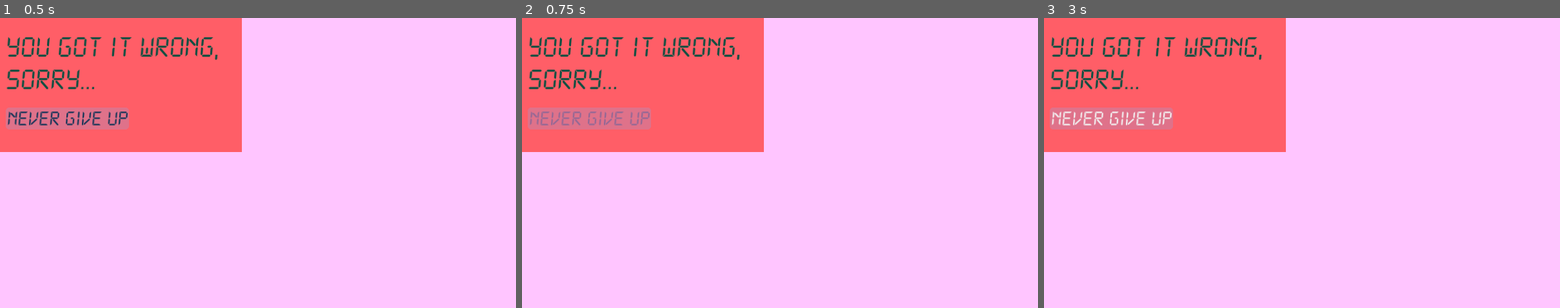
Above: before the commit, frames 1-3 (left to right).
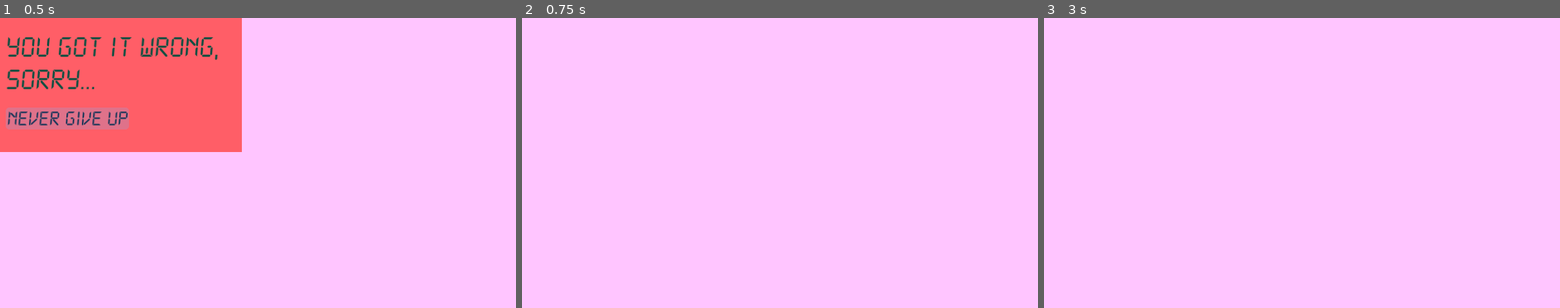
Above: after the commit, the same moments.

Repository: GriffinSpeidel/Nonogram
Game: Godot game, scene res://ui/failure_popup.tscn
Same seed, same stepped clock (60 frames per second), same inputs: the game is played once before the commit and once after it. This scene is started directly instead of the project's main scene.
Inputs (mouse positions are in pixels of both pictures, inside the frame that each line leads up to):
- Up to frame 1 (0.5 s): no input
- Up to frame 2 (0.75 s): click "Never give up" at 0.5 s
- Up to frame 3 (3 s): click (1111, 119) at 1.25 s, where only the run before the commit has a clickable "Never give up"; click (1111, 119) at 2 s, where only the run before the commit has a clickable "Never give up"; tap Enter at 2.75 s; move the mouse to (1415, 148) at 2.77 s; click (1415, 148) at 2.92 s

Frame 1 is identical in both runs. In frame 2, 22% of the frame differs, in the area x 0-47%, y 0-47%; in frame 3, 22%.

Commit message:
Popups functional, added medium board

Diff:
--- /dev/null
+++ b/ui/failure_popup.gd
@@ -0,0 +1,10 @@
+extends Control
+
+@onready var TITLE_SCENE := "res://ui/level_select.tscn"
+
+# Called when the node enters the scene tree for the first time.
+func _ready():
+	$ColorRect/RetryButton.pressed.connect(_on_retry_pressed)
+
+func _on_retry_pressed():
+	self.queue_free()
--- a/ui/failure_popup.tscn
+++ b/ui/failure_popup.tscn
@@ -1,6 +1,7 @@
-[gd_scene load_steps=2 format=3 uid="uid://84ukqmpoighi"]
+[gd_scene load_steps=3 format=3 uid="uid://84ukqmpoighi"]
 
 [ext_resource type="StyleBox" uid="uid://c67gnquugdt44" path="res://start_button.tres" id="1_oj7ky"]
+[ext_resource type="Script" path="res://ui/failure_popup.gd" id="1_yevf8"]
 
 [node name="FailurePopup" type="Control"]
 layout_mode = 3
@@ -9,6 +10,7 @@
 anchor_bottom = 1.0
 grow_horizontal = 2
 grow_vertical = 2
+script = ExtResource("1_yevf8")
 
 [node name="ColorRect" type="ColorRect" parent="."]
 layout_mode = 0
--- /dev/null
+++ b/ui/success_popup.gd
@@ -0,0 +1,11 @@
+extends Control
+
+@onready var TITLE_SCENE := "res://ui/level_select.tscn"
+
+# Called when the node enters the scene tree for the first time.
+func _ready():
+	$ColorRect/BackButton.pressed.connect(_on_back_pressed)
+
+func _on_back_pressed():
+	get_tree().change_scene_to_file(TITLE_SCENE)
+	self.queue_free()
--- a/ui/success_popup.tscn
+++ b/ui/success_popup.tscn
@@ -1,6 +1,7 @@
-[gd_scene load_steps=2 format=3 uid="uid://7gw0qj3nkgvb"]
+[gd_scene load_steps=3 format=3 uid="uid://7gw0qj3nkgvb"]
 
 [ext_resource type="StyleBox" uid="uid://c67gnquugdt44" path="res://start_button.tres" id="1_3d82d"]
+[ext_resource type="Script" path="res://ui/success_popup.gd" id="1_jsleu"]
 
 [node name="SuccessPopup" type="Control"]
 layout_mode = 3
@@ -9,6 +10,7 @@
 anchor_bottom = 1.0
 grow_horizontal = 2
 grow_vertical = 2
+script = ExtResource("1_jsleu")
 
 [node name="ColorRect" type="ColorRect" parent="."]
 layout_mode = 0
Not shown, added: boards/medium.non
Not shown, removed: boards/smile.non
